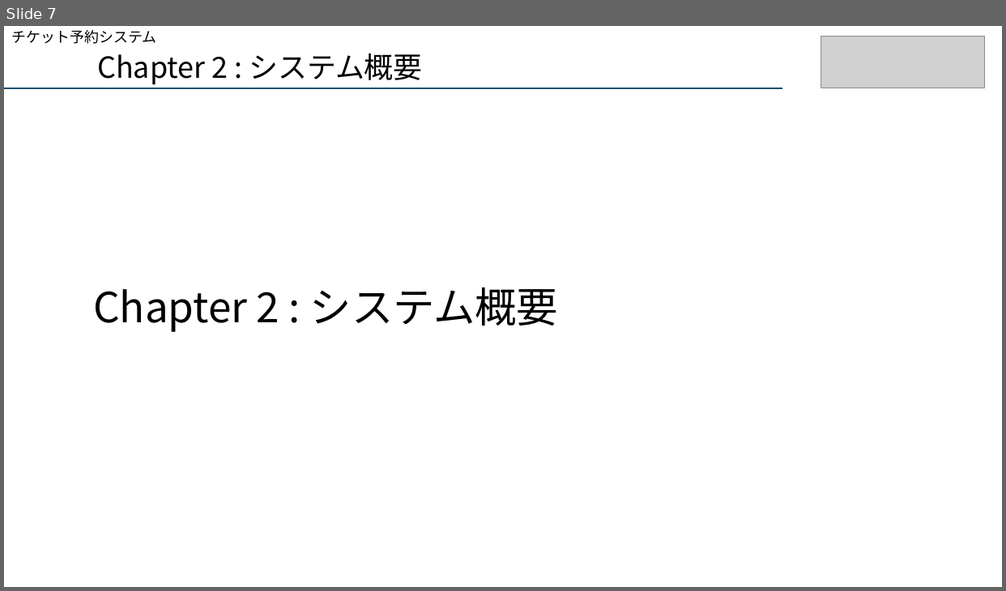
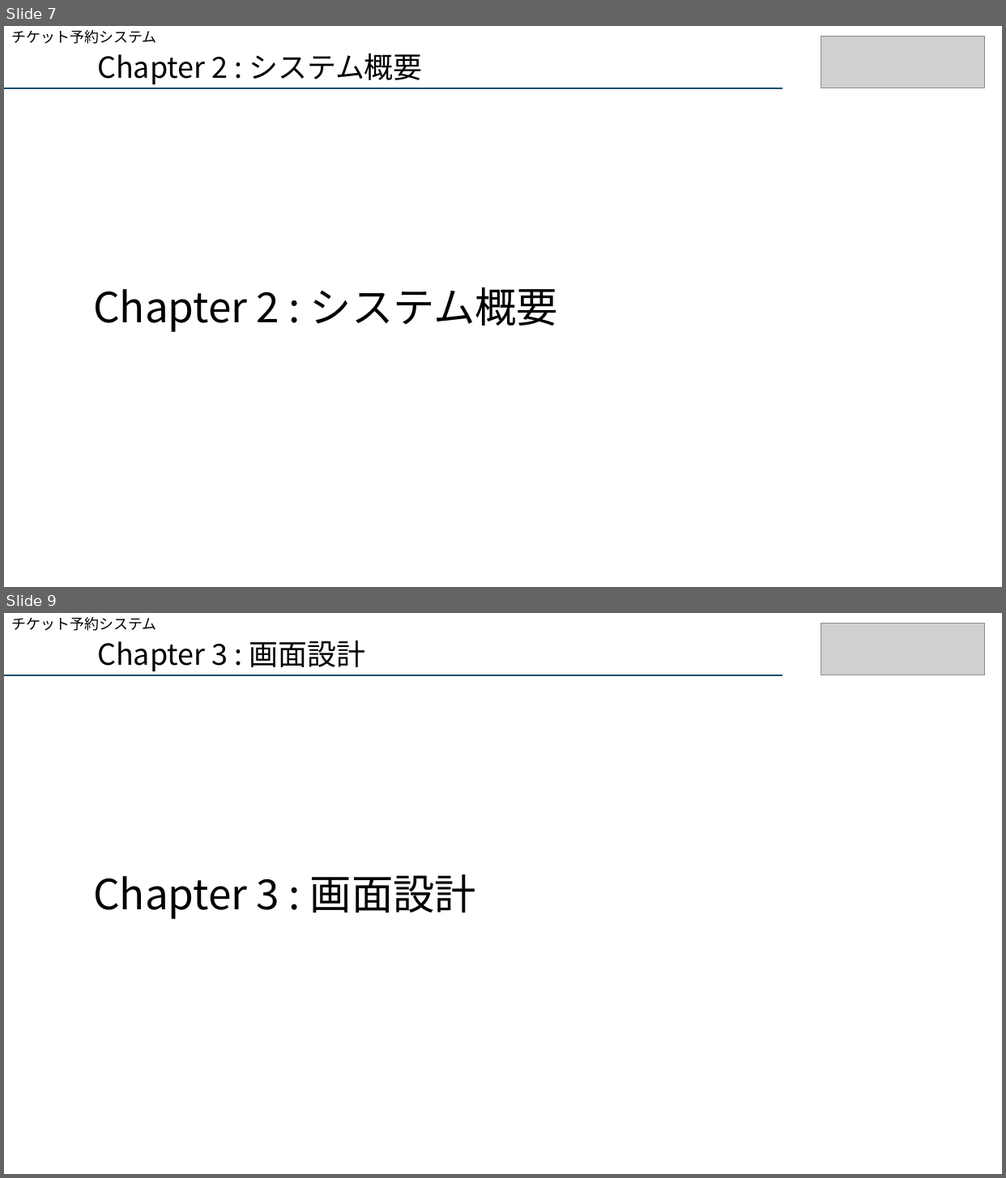
Before and after one commit to aokib7605/resat_sql, a slide deck: りざっと案件_仕様概要書.pptx. Shown one above the other, each under a label of ours: slide 7 before the commit, slides 7 and 9 after it; the slides between them are not shown. The pictures are 1006x591 and 1006x1178 pixels, drawn with LibreOffice and Linux fonts; fonts in the diff are those of the drawing; grey boxes stand for pictures. Boxes give left, top, right and bottom in pixels: in the first picture for what was removed or moved away, otherwise in the second. Text is boxed around its words. In the diff, an @@ line names an element or a change of style, - is before the commit and + after.

```diff
--- a/りざっと案件_仕様概要書.pptx
+++ b/りざっと案件_仕様概要書.pptx
@@ slide 9 added at box(4, 613, 1002, 1174), background #FFFFFF @@
@@ subtitle added at box(11, 617, 156, 631), 14 pt, text #000000 @@
+チケット予約システム
@@ picture added at box(821, 623, 986, 675) @@
@@ text added at box(97, 641, 365, 672), 28 pt, text #000000 @@
+Chapter 3 : 画面設計
@@ line added from (4, 675) to (782, 675), #084F6A 1.5 pt @@
@@ text added at box(93, 875, 476, 919), 40 pt, text #000000 @@
+Chapter 3 : 画面設計
```
Also in this commit, not shown: 5 slides changed, 2 other slides added, 17 other files.
